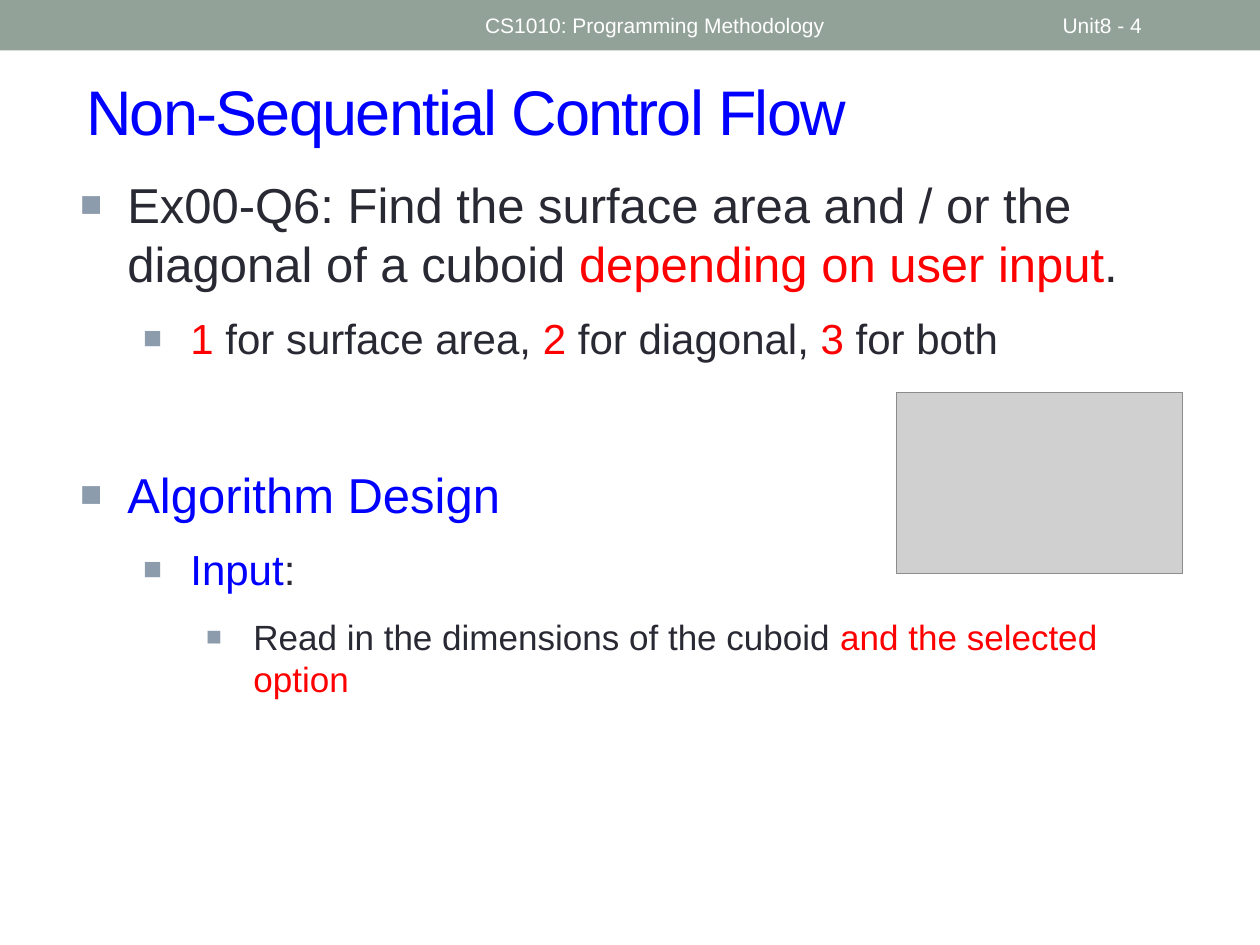
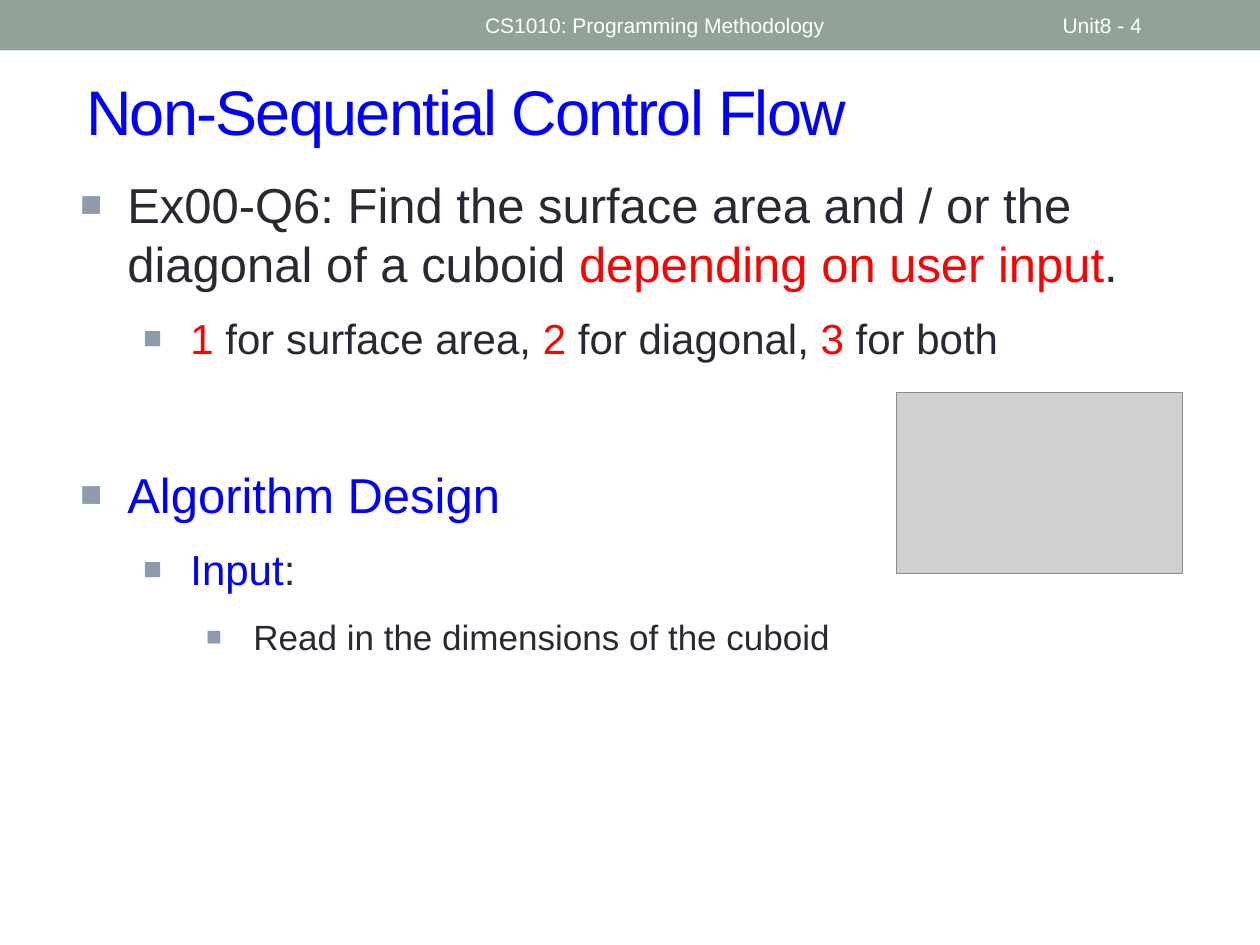
Before and after one commit to nus-cs1010-2425-s2/website, a slide deck: slide 4 of slides/Week4.pptx. Drawn at 1260x945 pixels with LibreOffice and Linux fonts; fonts in the diff are those of the drawing; grey boxes stand for pictures. Boxes give left, top, right and bottom in pixels: in the first picture for what was removed or moved away, otherwise in the second. Text is boxed around its words. In the diff, an @@ line names an element or a change of style, - is before the commit and + after.

```diff
--- a/slides/Week4.pptx
+++ b/slides/Week4.pptx
@@ text "Ex00-Q6: Find the surface area ..." rewrapped from [127, 187, 1118, 699] to [127, 187, 1118, 651] @@
@@ rectangle added at [168, 663, 640, 723], fill #FFFFFF @@
```
Also in this commit, not shown: 2 other slides changed, 1 slide removed, 21 other files.
